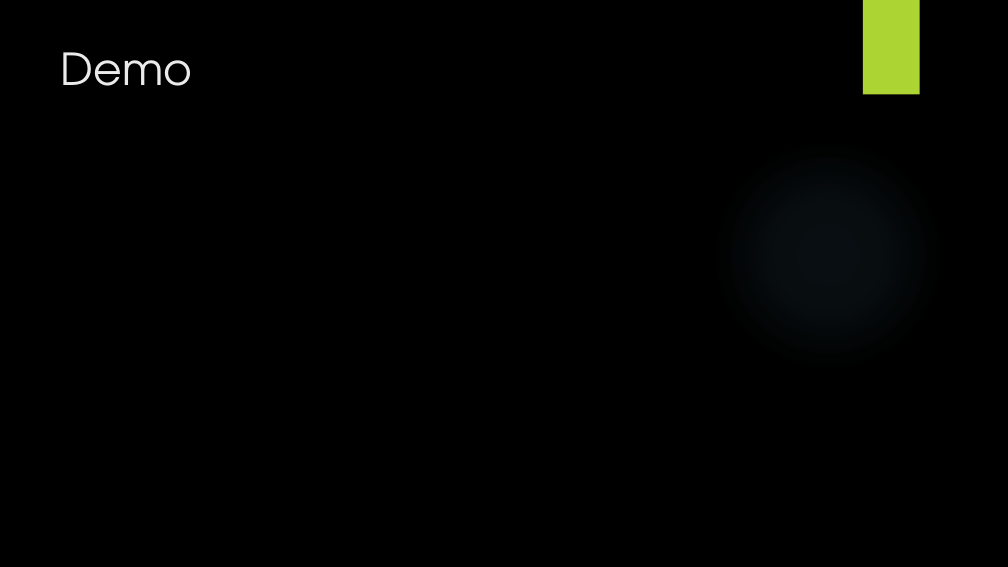
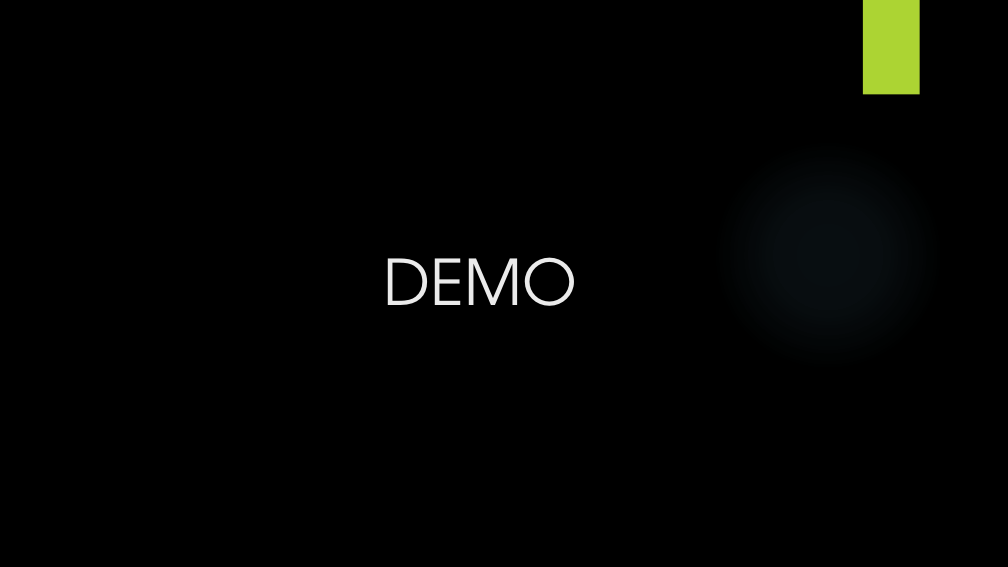
Before and after one commit to lightstalker89/MIT_SAD, a slide deck: slide 8 of 3nd_sem/cc/le_gr_mu/01_Ex_Hm/Presentation/Enabling Technologies.pptx (slide 7 before the commit). Drawn at 1008x567 pixels with LibreOffice and Linux fonts; fonts in the diff are those of the drawing; background and template pictures are left out. Boxes give left, top, right and bottom in pixels: in the first picture for what was removed or moved away, otherwise in the second. Text is boxed around its words. In the diff, an @@ line names an element or a change of style, - is before the commit and + after.

```diff
--- a/3nd_sem/cc/le_gr_mu/01_Ex_Hm/Presentation/Enabling Technologies.pptx
+++ b/3nd_sem/cc/le_gr_mu/01_Ex_Hm/Presentation/Enabling Technologies.pptx
@@ title "DEMO" at [384, 257, 577, 306]: vertical alignment top to bottom @@
@@ title at [384, 257, 577, 306]: text changed; size 42 to 60 pt @@
-Demo
+DEMO
```
Also in this commit, not shown: 1 other slide changed, 1 slide added, 1 other file.
